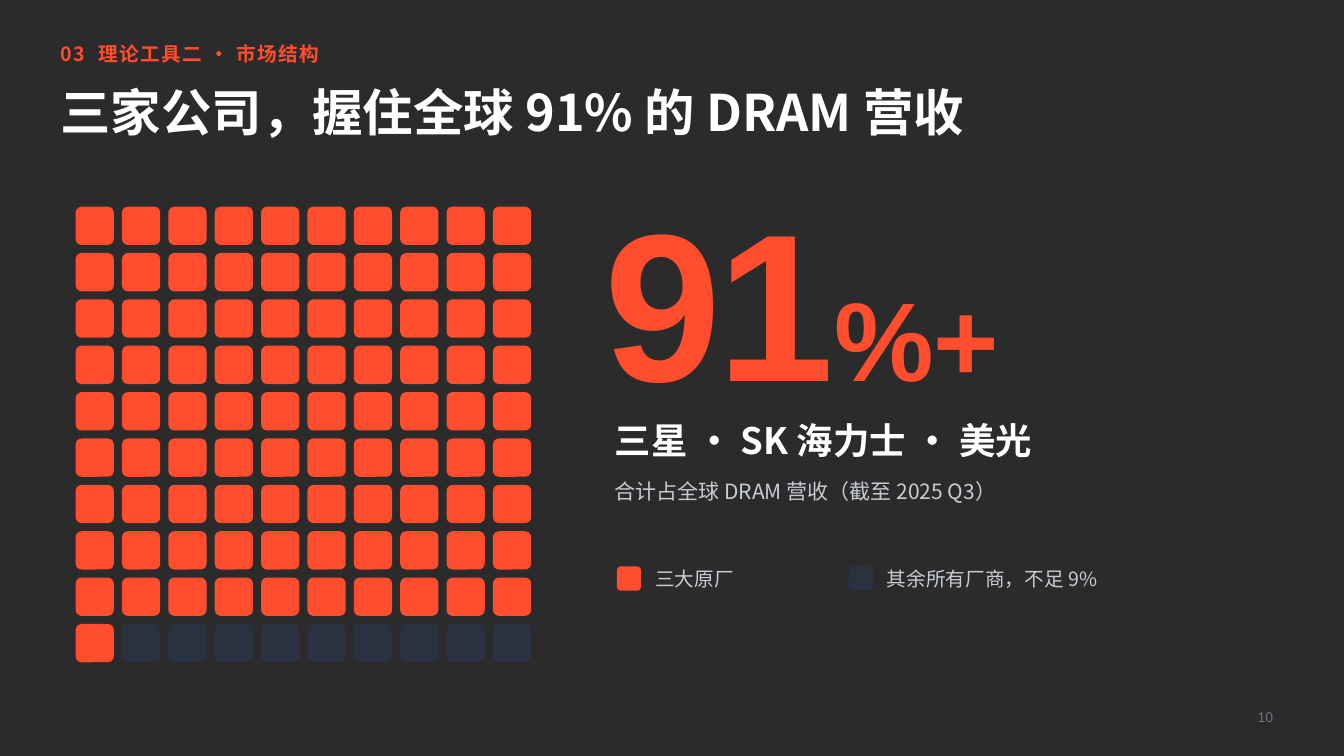
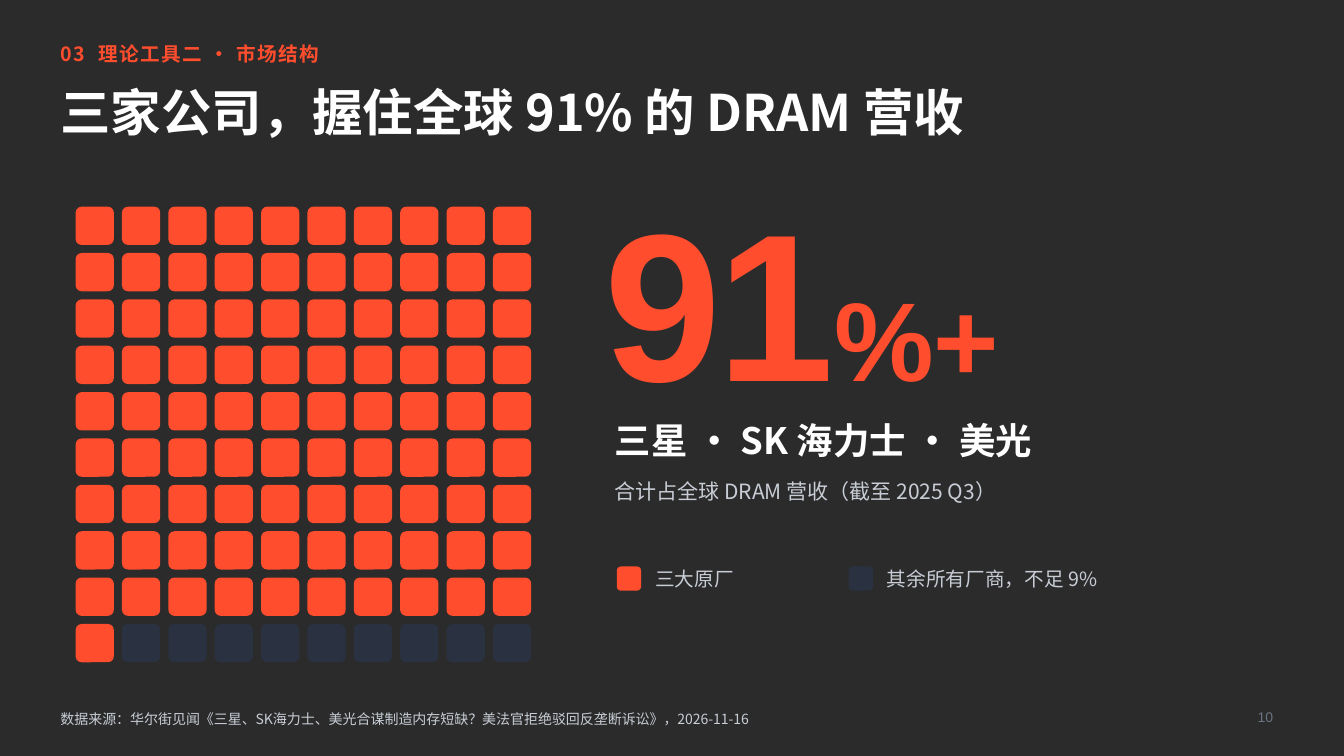
Before and after one commit to 1760139151lkh-ctrl/ppt-document, a slide deck: slide 10 of AI涨价的冷逻辑.pptx. Drawn at 1344x756 pixels with LibreOffice and Linux fonts; fonts in the diff are those of the drawing; background and template pictures are left out; a plain dark background stands for a picture behind light text. Boxes give left, top, right and bottom in pixels: in the first picture for what was removed or moved away, otherwise in the second. Text is boxed around its words. In the diff, an @@ line names an element or a change of style, - is before the commit and + after.

```diff
--- a/AI涨价的冷逻辑.pptx
+++ b/AI涨价的冷逻辑.pptx
@@ text added at (60, 712, 749, 725), 10 pt, text #C8CDD5 @@
+数据来源：华尔街见闻《三星、SK海力士、美光合谋制造内存短缺？美法官拒绝驳回反垄断诉讼》，2026-11-16
```
Also in this commit, not shown: 12 other slides changed, 1 slide added, 1 other file.
